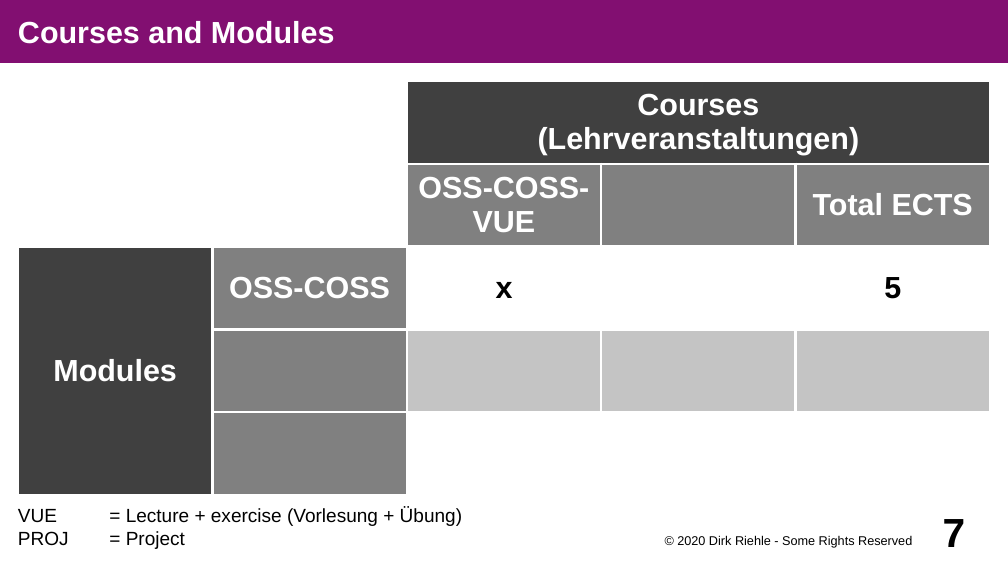
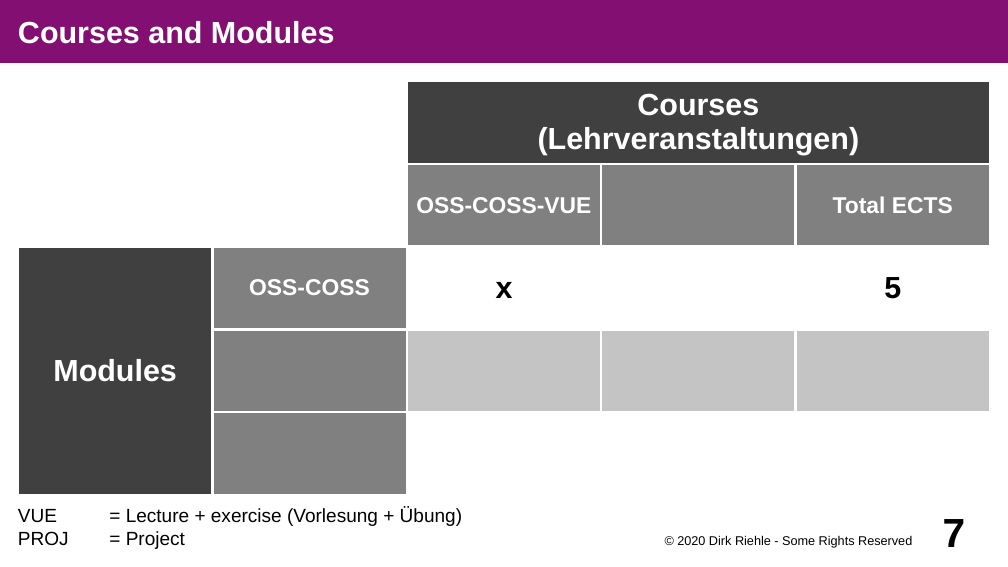
Before and after one commit to dirkriehle/coss-course, a slide deck: slide 7 of Lecture slides/A01 - Course Introduction.odp. Drawn at 1008x567 pixels with LibreOffice and Linux fonts; fonts in the diff are those of the drawing. Boxes give left, top, right and bottom in pixels: in the first picture for what was removed or moved away, otherwise in the second. Text is boxed around its words. In the diff, an @@ line names an element or a change of style, - is before the commit and + after.

```diff
--- a/Lecture slides/A01 - Course Introduction.odp
+++ b/Lecture slides/A01 - Course Introduction.odp
@@ table at <box>18,81,992,496</box> @@
@@ size 24 to 18 pt in "OSS-COSS-VUE", "Total ECTS", "OSS-COSS" @@
```
Also in this commit, not shown: 3 other slides changed, 3 other files.
